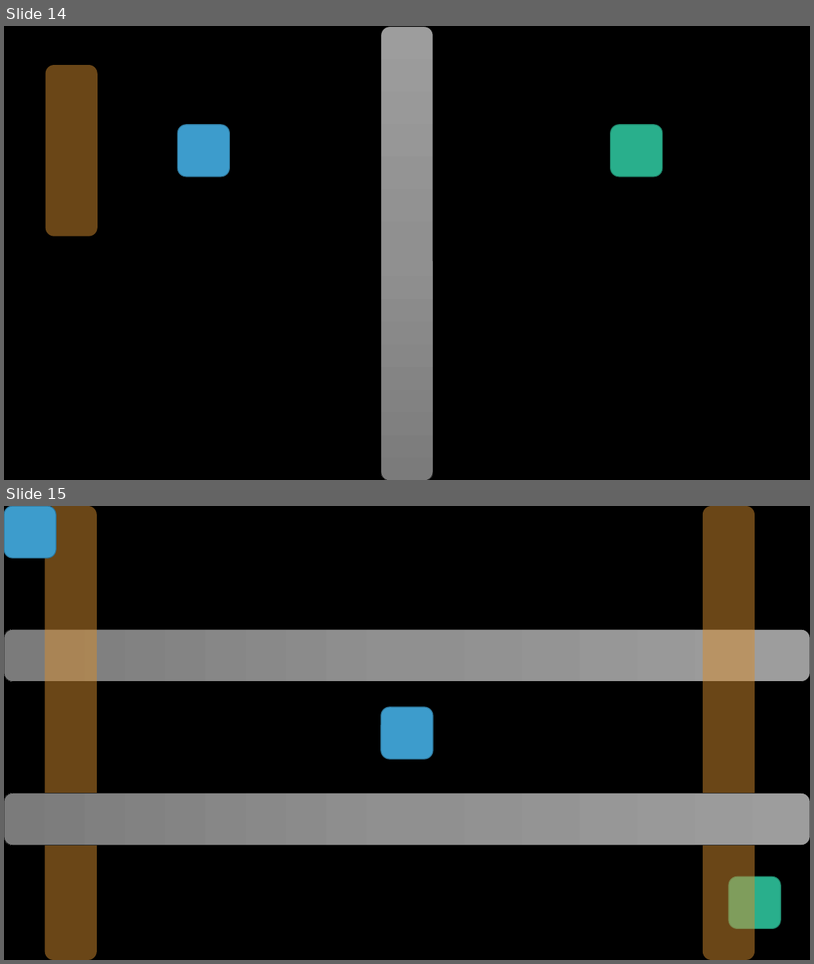
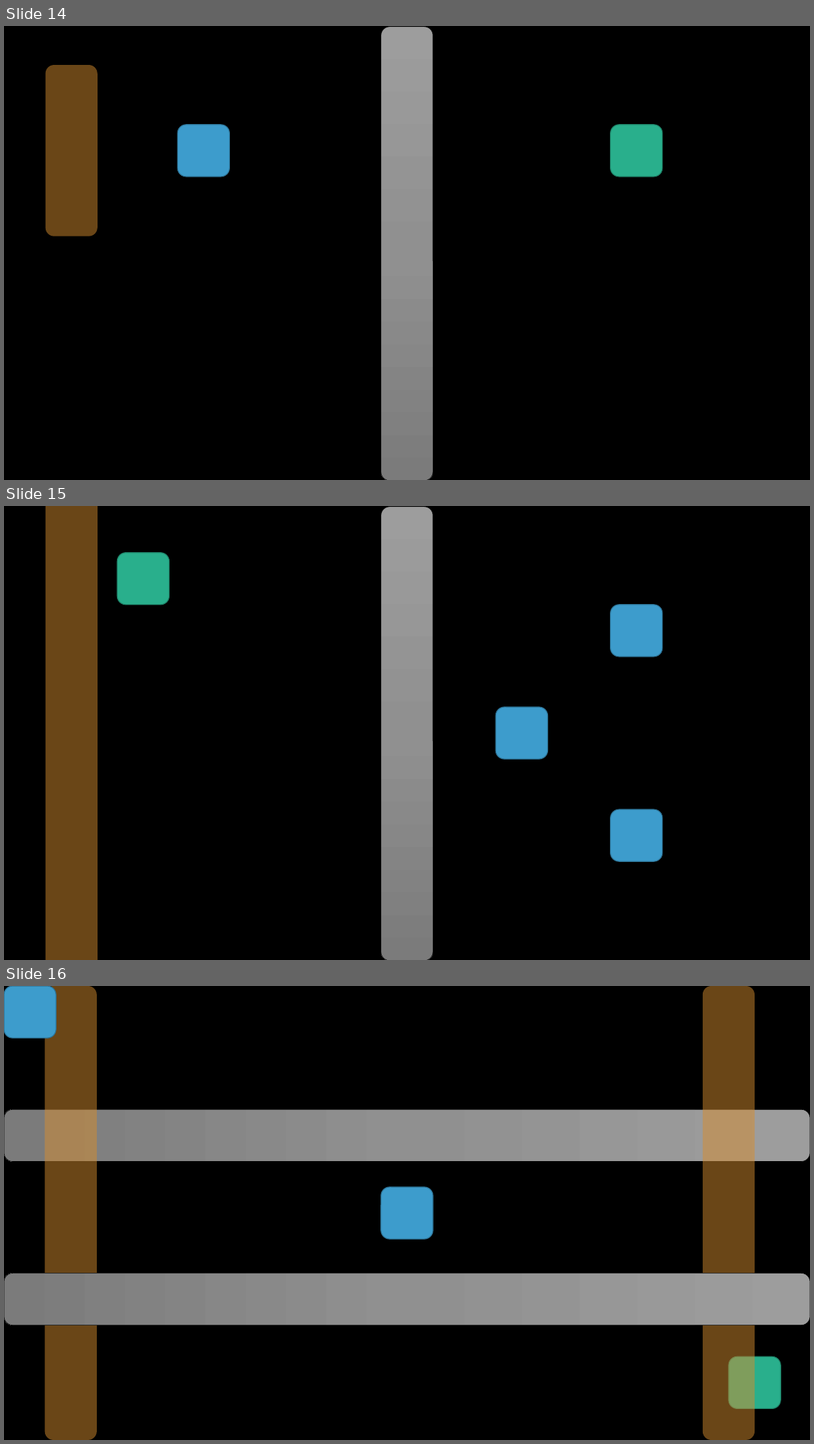
Before and after one commit to unlisted2023/virtual, a slide deck: virtual.pptx. Shown one above the other, each under a label of ours: slides 14 and 15 before the commit, slides 14, 15 and 16 after it. The pictures are 814x964 and 814x1444 pixels, drawn with LibreOffice and Linux fonts; fonts in the diff are those of the drawing. Boxes give left, top, right and bottom in pixels: in the first picture for what was removed or moved away, otherwise in the second. Text is boxed around its words. In the diff, an @@ line names an element or a change of style, - is before the commit and + after.

```diff
--- a/virtual.pptx
+++ b/virtual.pptx
@@ slide 15 added at <box>4,506,810,960</box>, background #000000 @@
@@ rounded rectangle added at <box>46,506,98,960</box>, fill #D58C2E at 50% opacity @@
@@ rounded rectangle added at <box>381,507,434,960</box>, fill gradient #9D9D9D to #909090 to #7C7C7C, outline #000000 0.5 pt @@
@@ rounded rectangle added at <box>117,553,169,605</box>, fill #29AF8C, outline #1E8168 1 pt @@
@@ rounded rectangle added at <box>611,605,663,656</box>, fill #3D9CCC, outline #2D7397 1 pt @@
@@ rounded rectangle added at <box>496,707,548,759</box>, fill #3D9CCC, outline #2D7397 1 pt @@
@@ rounded rectangle added at <box>611,809,663,861</box>, fill #3D9CCC, outline #2D7397 1 pt @@
@@ what was slide 15 is now slide 16 @@
```
Also in this commit, not shown: 3 slides changed, 2 other slides added, 1 slide removed.
